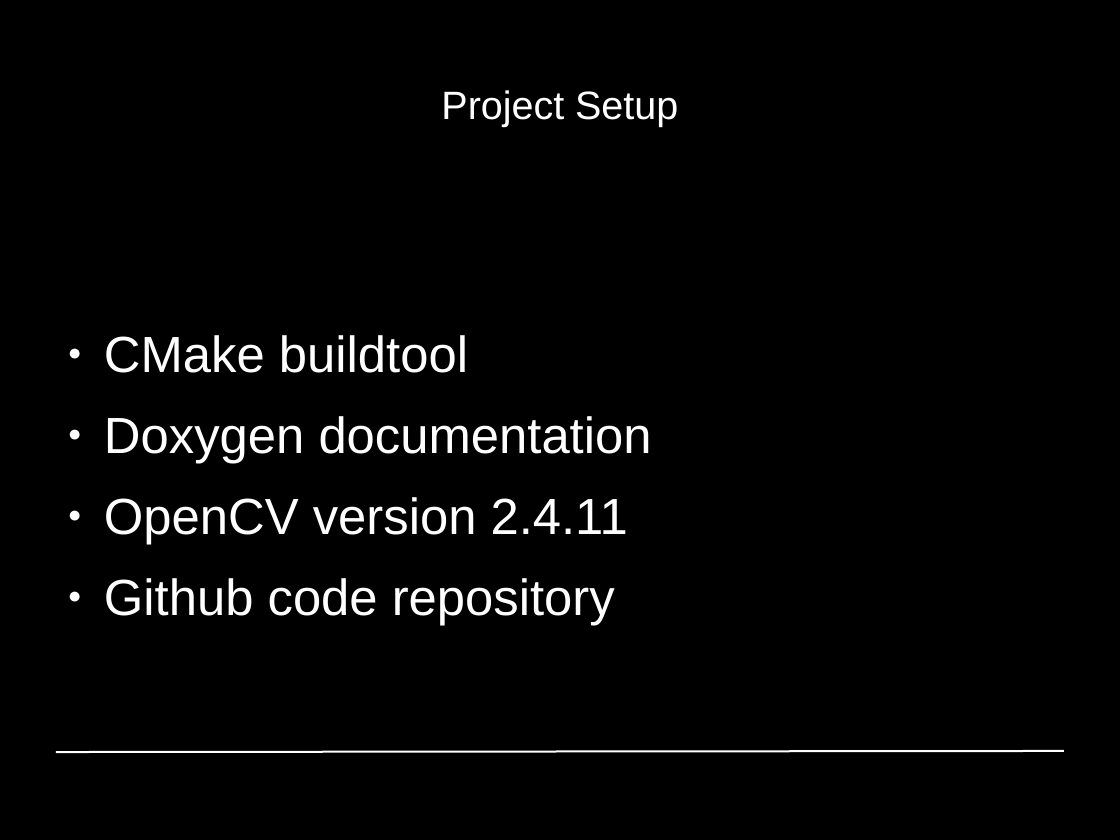
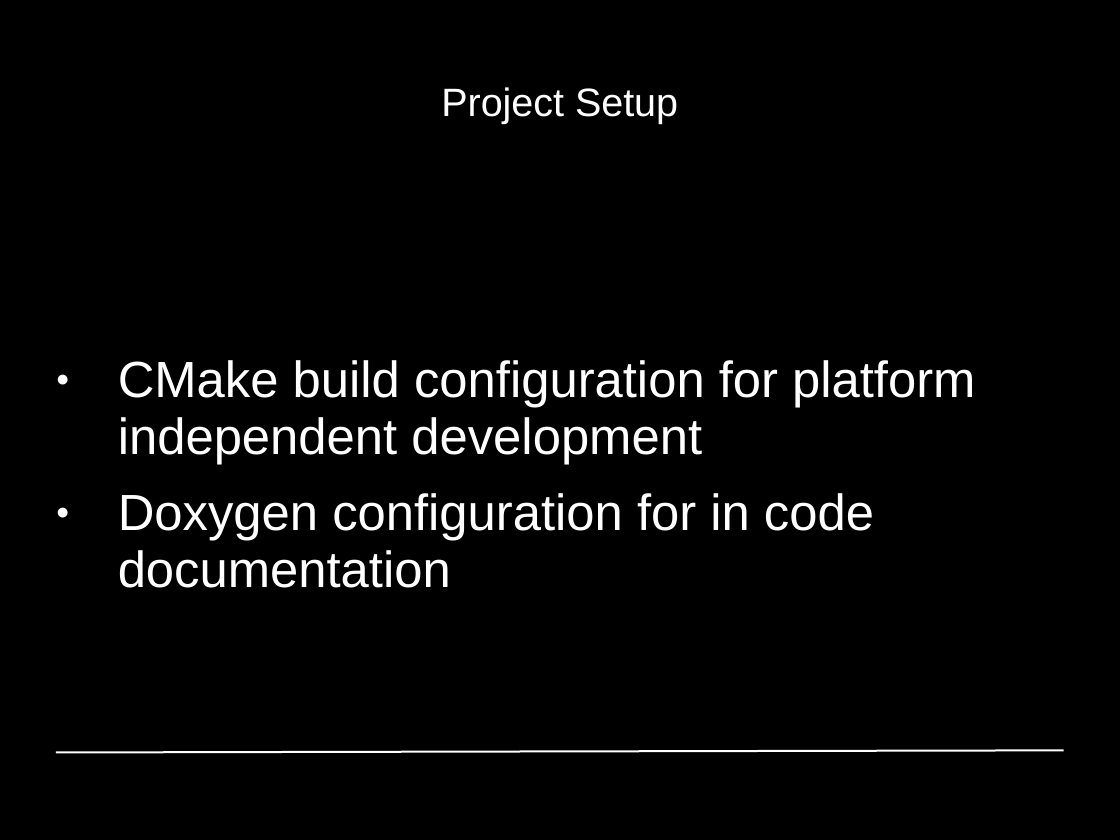
Before and after one commit to GiannisPapadopoulos/DiscriminativePatches, a slide deck: slide 34 of presentations/period1/MAI_Project1_Group4.odp (slide 10 before the commit). Drawn at 1120x840 pixels with LibreOffice and Linux fonts; fonts in the diff are those of the drawing; background and template pictures are left out. Boxes give left, top, right and bottom in pixels: in the first picture for what was removed or moved away, otherwise in the second. Text is boxed around its words. In the diff, an @@ line names an element or a change of style, - is before the commit and + after.

Commit message:
updates

```diff
--- a/presentations/period1/MAI_Project1_Group4.odp
+++ b/presentations/period1/MAI_Project1_Group4.odp
@@ title "Project Setup" at (441, 87, 678, 124): line spacing 1 to 0.93 @@
@@ text at (118, 360, 975, 588): text changed @@
-● CMake buildtool
-● Doxygen documentation
-● OpenCV version 2.4.11
-● Github code repository
+● CMake build configuration for platform independent development
+● Doxygen configuration for in code documentation
```
Also in this commit, not shown: 7 other slides changed, 26 slides added, 2 slides removed.
